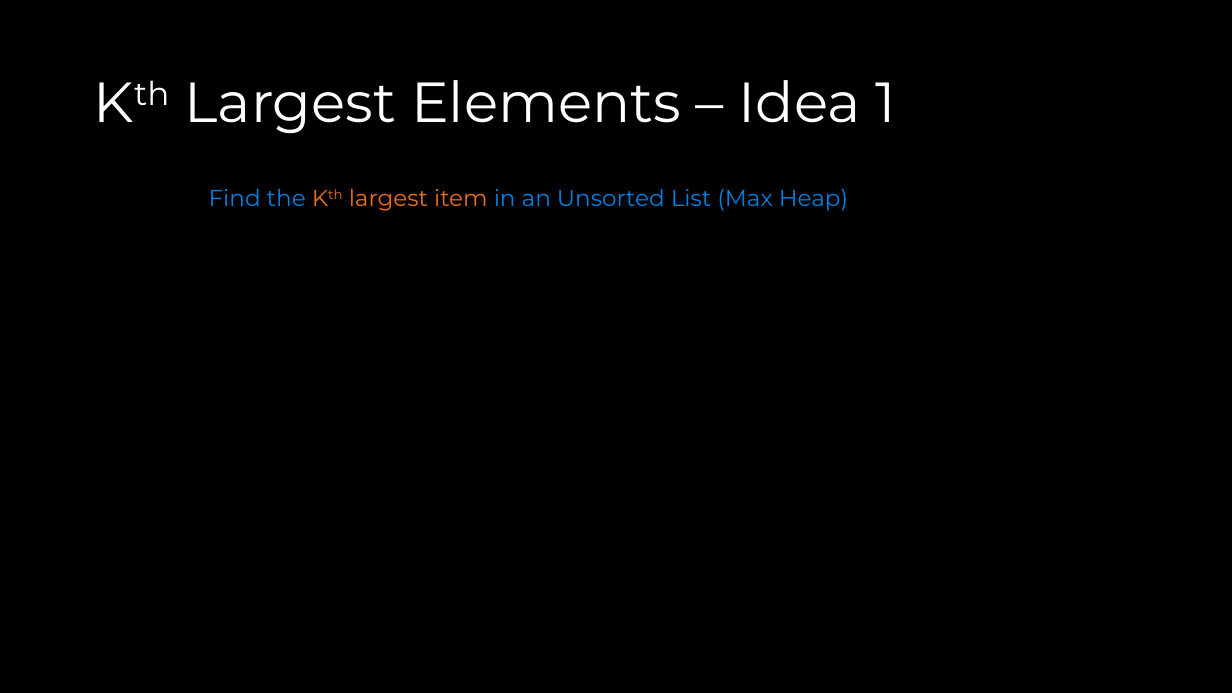
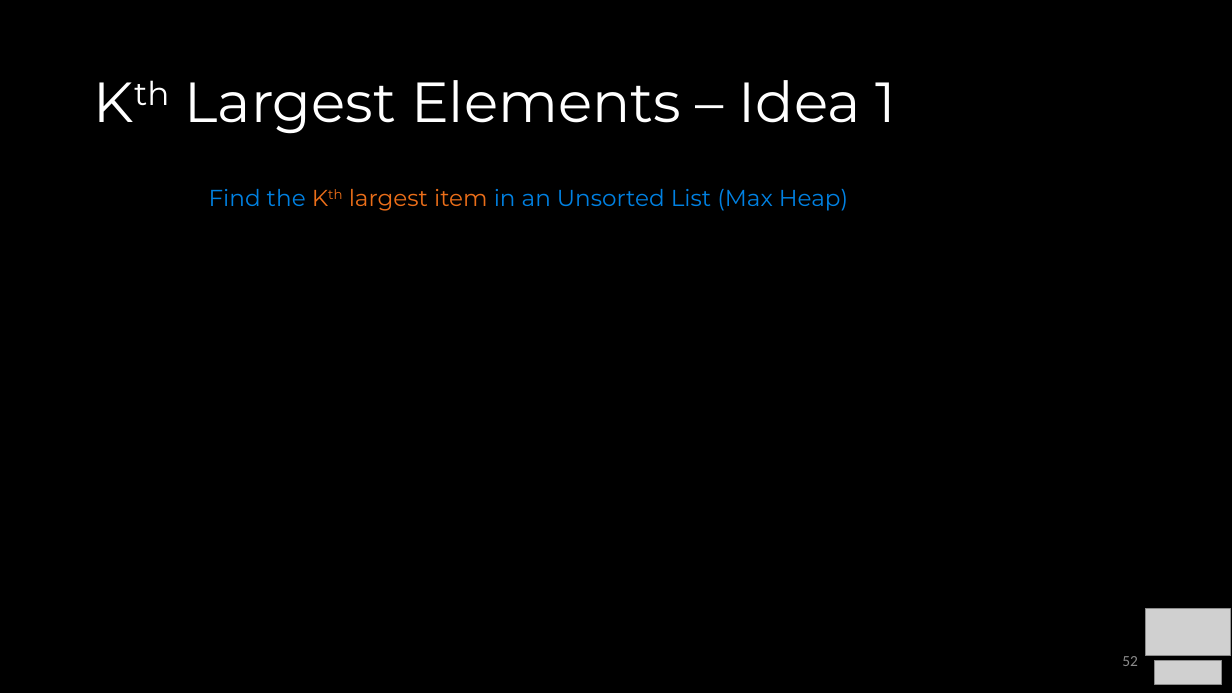
Before and after one commit to COP3530/Instructional-Content, a slide deck: slide 52 of Slides-PPT/5 - Heaps.pptx. Drawn at 1232x693 pixels with LibreOffice and Linux fonts; fonts in the diff are those of the drawing; grey boxes stand for pictures. Boxes give left, top, right and bottom in pixels: in the first picture for what was removed or moved away, otherwise in the second. Text is boxed around its words. In the diff, an @@ line names an element or a change of style, - is before the commit and + after.

```diff
--- a/Slides-PPT/5 - Heaps.pptx
+++ b/Slides-PPT/5 - Heaps.pptx
@@ picture added at (x1=1146, y1=609, x2=1231, y2=656) @@
@@ page number added at (x1=1122, y1=656, x2=1138, y2=666), 12 pt, text #8C8C8C @@
+52
@@ picture added at (x1=1154, y1=661, x2=1222, y2=685) @@
```
Also in this commit, not shown: 79 other slides changed, 1 other file.
